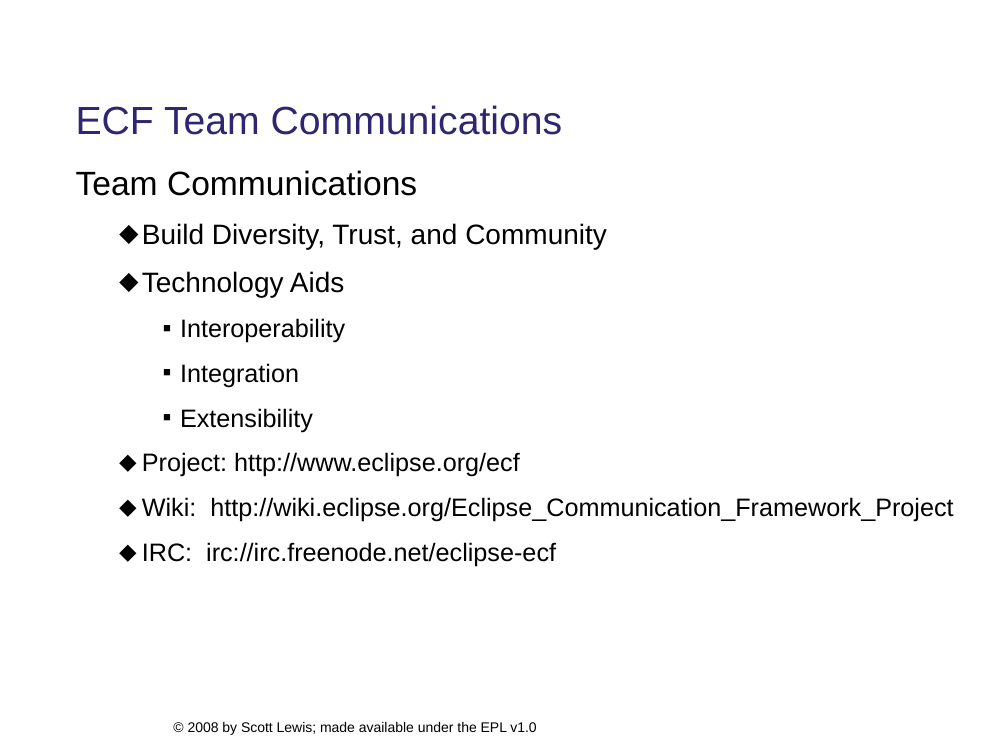
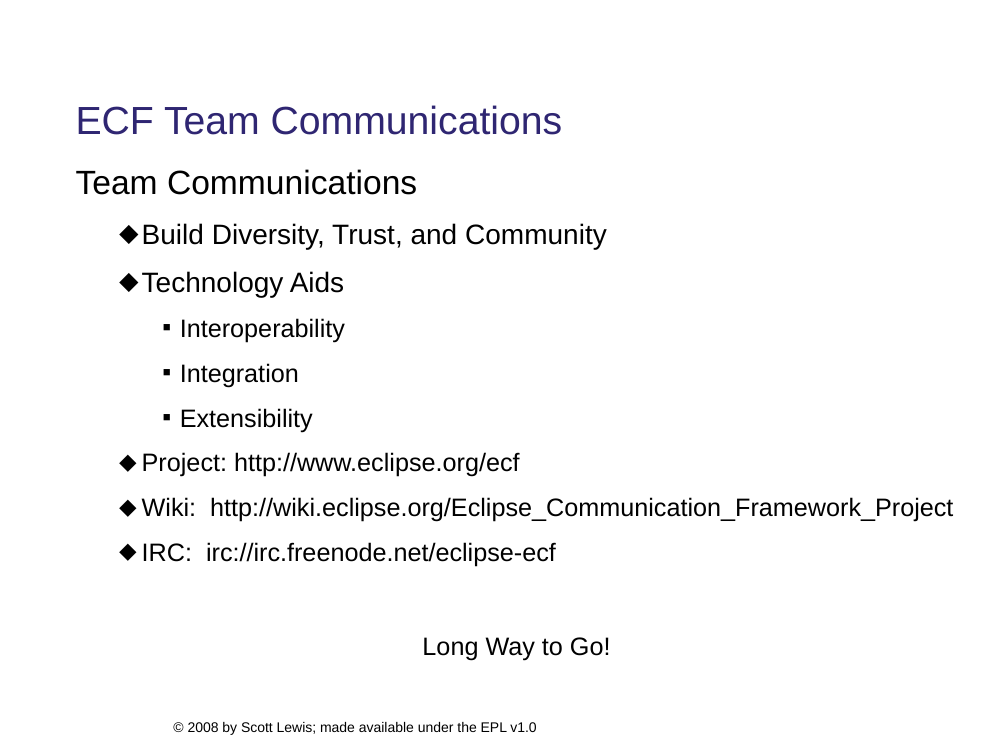
Before and after one commit to eclipse/ecf-website, a slide deck: slide 17 of presentations/eclipsecon2008/longtalk134/ecf_eclipsecon2008_134.ppt (slide 14 before the commit). Drawn at 1008x756 pixels with LibreOffice and Linux fonts; fonts in the diff are those of the drawing; background and template pictures are left out. Boxes give left, top, right and bottom in pixels: in the first picture for what was removed or moved away, otherwise in the second. Text is boxed around its words. In the diff, an @@ line names an element or a change of style, - is before the commit and + after.

```diff
--- a/presentations/eclipsecon2008/longtalk134/ecf_eclipsecon2008_134.ppt
+++ b/presentations/eclipsecon2008/longtalk134/ecf_eclipsecon2008_134.ppt
@@ text at [422,637,611,661]: paragraph added @@
+Long Way to Go!
```
Also in this commit, not shown: 8 other slides changed, 3 slides added, 3 other files.
